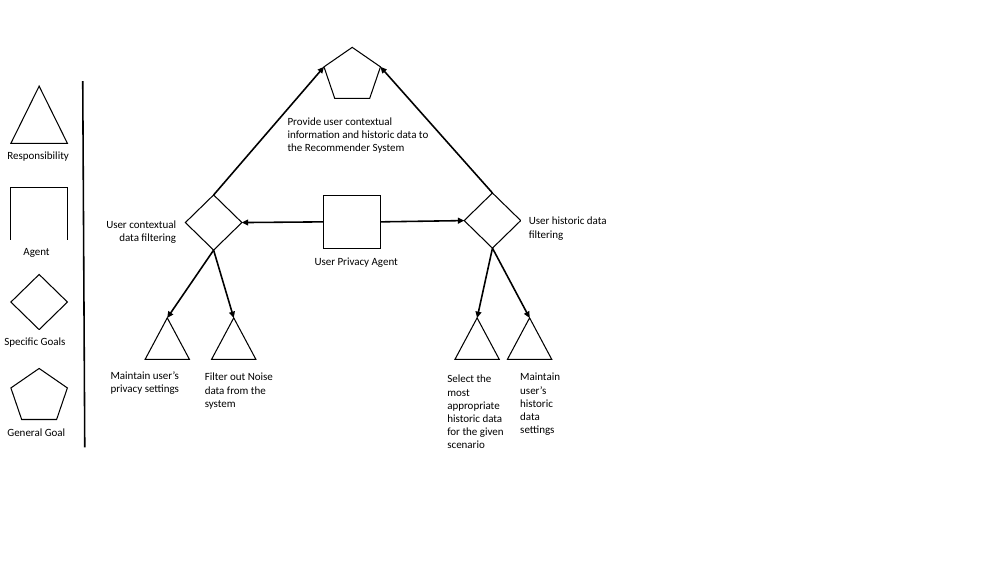
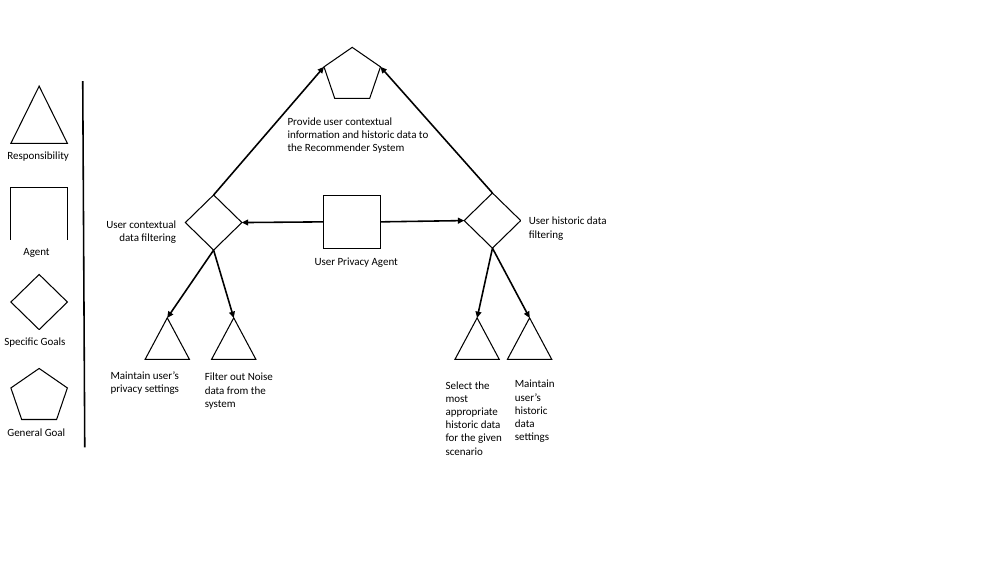
Before and after one commit to zxingz/Thesis, a slide deck: slide 4 of Risk Models.pptx. Drawn at 1008x567 pixels with LibreOffice and Linux fonts; fonts in the diff are those of the drawing. Boxes give left, top, right and bottom in pixels: in the first picture for what was removed or moved away, otherwise in the second. Text is boxed around its words. In the diff, an @@ line names an element or a change of style, - is before the commit and + after.

```diff
--- a/Risk Models.pptx
+++ b/Risk Models.pptx
@@ rectangle "Filter out Noise data from ...": place and size @@
-rectangle "Filter out Noise data from ..." at box(197, 366, 299, 414)
+rectangle "Filter out Noise data from ..." at box(197, 366, 287, 414)
@@ rectangle "Select the most appropriate historic ...": place and size @@
-rectangle "Select the most appropriate historic ..." at box(440, 368, 513, 456)
+rectangle "Select the most appropriate historic ..." at box(439, 374, 511, 462)
@@ rectangle "Maintain user’s historic data settings": place and size @@
-rectangle "Maintain user’s historic data settings" at box(513, 366, 582, 440)
+rectangle "Maintain user’s historic data settings" at box(507, 373, 576, 447)
```
Also in this commit, not shown: 6 slides added, 11 other files.
